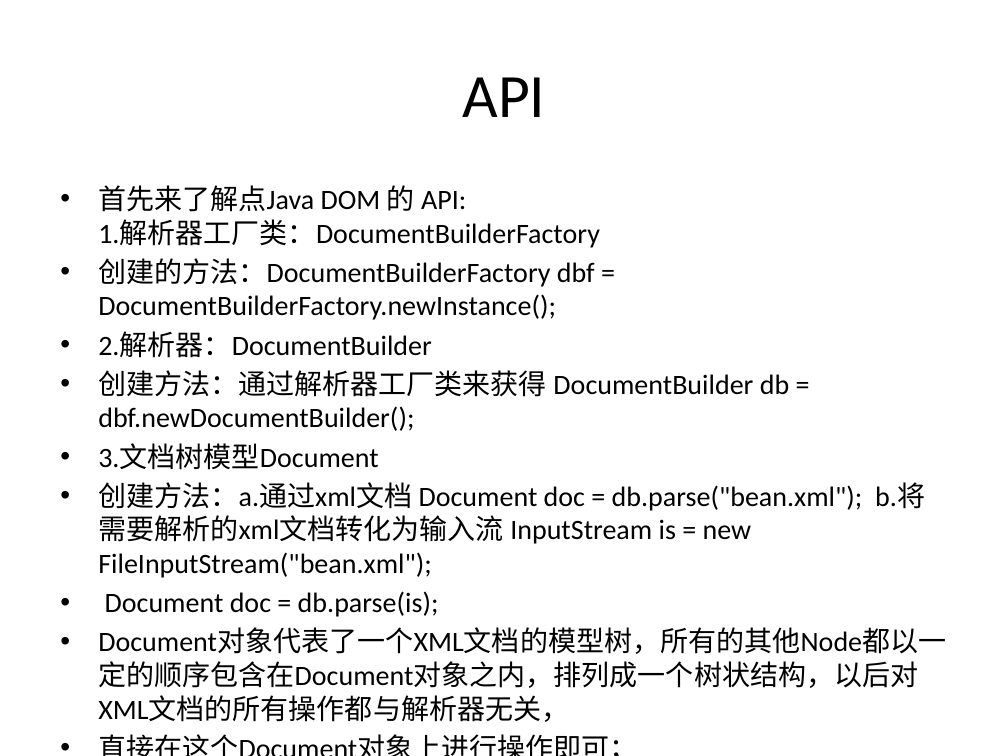
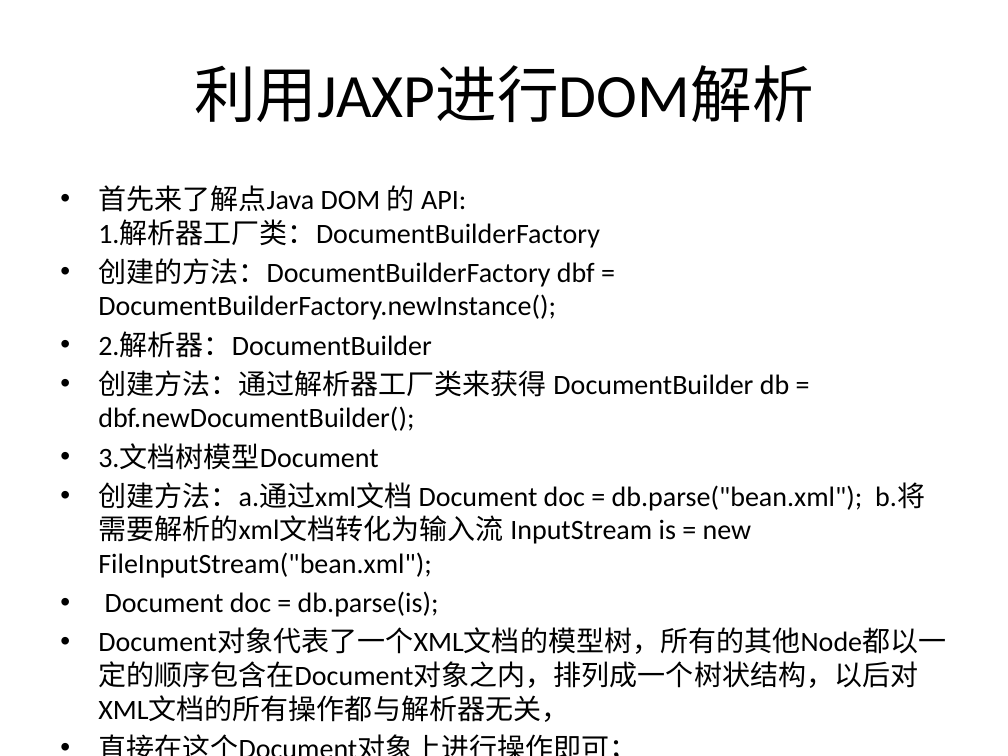
Before and after one commit to nicholas879110/doc, a slide deck: slide 4 of java dom解析XML文档.pptx (slide 3 before the commit). Drawn at 1008x756 pixels with LibreOffice and Linux fonts; fonts in the diff are those of the drawing. Boxes give left, top, right and bottom in pixels: in the first picture for what was removed or moved away, otherwise in the second. Text is boxed around its words. In the diff, an @@ line names an element or a change of style, - is before the commit and + after.

```diff
--- a/java dom解析XML文档.pptx
+++ b/java dom解析XML文档.pptx
@@ title at (194, 65, 813, 122): text changed @@
-API
+利用JAXP进行DOM解析
```
Also in this commit, not shown: 30 slides added, 3 slides removed, 4 other files.
